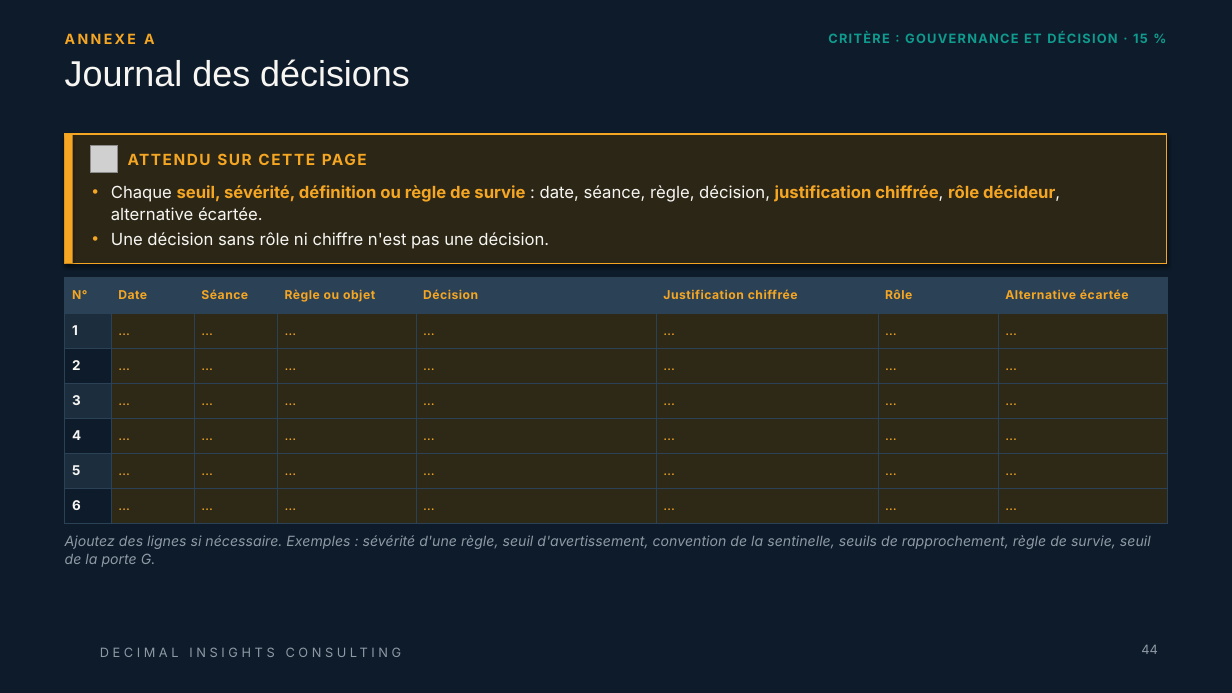
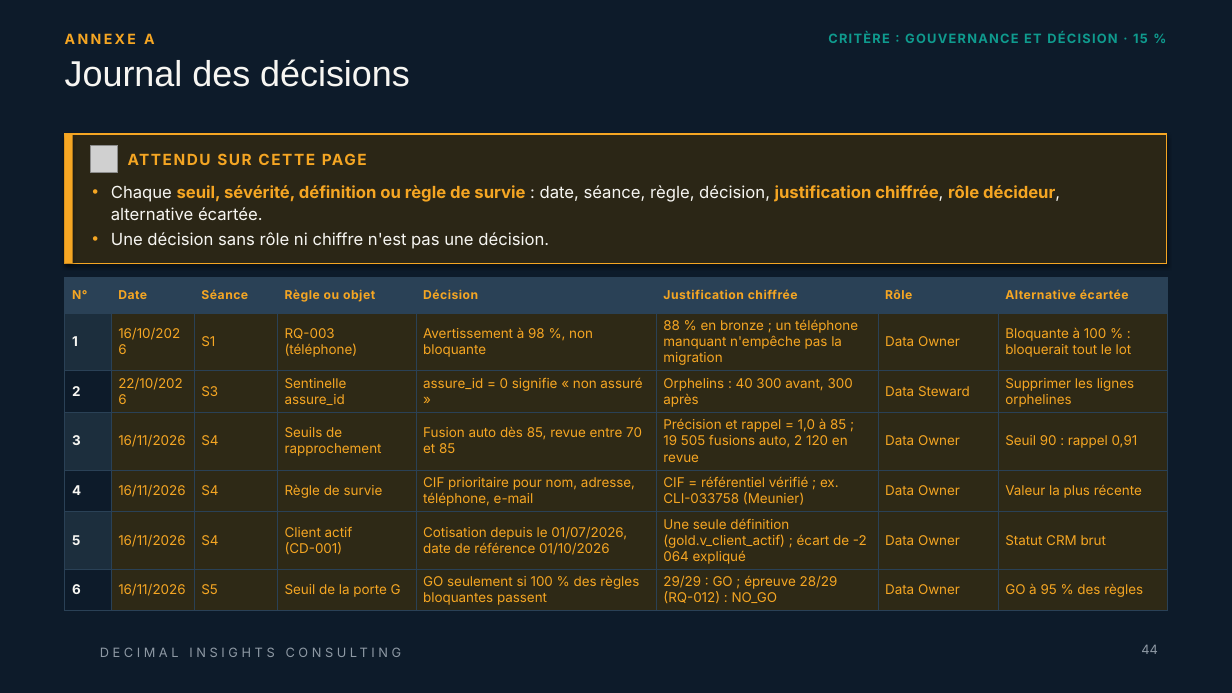
Before and after one commit to 0TRDavid/td-qualite-g00, a slide deck: slide 44 of livrables/Livrable_Groupe_TD_AssurConnect.pptx. Drawn at 1232x693 pixels with LibreOffice and Linux fonts; fonts in the diff are those of the drawing; grey boxes stand for pictures; background and template pictures are left out. Boxes give left, top, right and bottom in pixels: in the first picture for what was removed or moved away, otherwise in the second. Text is boxed around its words. In the diff, an @@ line names an element or a change of style, - is before the commit and + after.

```diff
--- a/livrables/Livrable_Groupe_TD_AssurConnect.pptx
+++ b/livrables/Livrable_Groupe_TD_AssurConnect.pptx
@@ table at bbox=[65, 278, 1167, 609] @@
-row 2: 1 | … | … | … | … | … | … | …
+row 2: 1 | 16/10/2026 | S1 | RQ-003 (téléphone) | Avertissement à 98 %, non bloquante | 88 % en bronze ; un téléphone manquant n'empêche pas la migration | Data Owner | Bloquante à 100 % : bloquerait tout le lot
-row 3: 2 | … | … | … | … | … | … | …
+row 3: 2 | 22/10/2026 | S3 | Sentinelle assure_id | assure_id = 0 signifie « non assuré » | Orphelins : 40 300 avant, 300 après | Data Steward | Supprimer les lignes orphelines
-row 4: 3 | … | … | … | … | … | … | …
+row 4: 3 | 16/11/2026 | S4 | Seuils de rapprochement | Fusion auto dès 85, revue entre 70 et 85 | Précision et rappel = 1,0 à 85 ; 19 505 fusions auto, 2 120 en revue | Data Owner | Seuil 90 : rappel 0,91
-row 5: 4 | … | … | … | … | … | … | …
+row 5: 4 | 16/11/2026 | S4 | Règle de survie | CIF prioritaire pour nom, adresse, téléphone, e-mail | CIF = référentiel vérifié ; ex. CLI-033758 (Meunier) | Data Owner | Valeur la plus récente
-row 6: 5 | … | … | … | … | … | … | …
+row 6: 5 | 16/11/2026 | S4 | Client actif (CD-001) | Cotisation depuis le 01/07/2026, date de référence 01/10/2026 | Une seule définition (gold.v_client_actif) ; écart de -2 064 expliqué | Data Owner | Statut CRM brut
-row 7: 6 | … | … | … | … | … | … | …
+row 7: 6 | 16/11/2026 | S5 | Seuil de la porte G | GO seulement si 100 % des règles bloquantes passent | 29/29 : GO ; épreuve 28/29 (RQ-012) : NO_GO | Data Owner | GO à 95 % des règles
@@ text removed at bbox=[65, 535, 1151, 567] @@
-Ajoutez des lignes si nécessaire. Exemples : sévérité d'une règle, seuil d'avertissement, convention de la sentinelle, seuils de rapprochement, règle de survie, seuil de la porte G.
```
Also in this commit, not shown: 29 other slides changed, 1 slide added.
